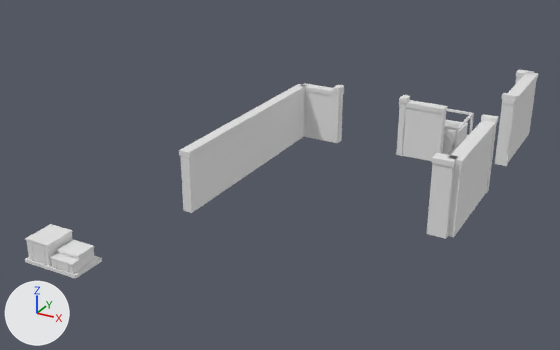
Renders of the OBJ model assets/tts/lowwater-parish-dig-r2/yard-intake.obj from each side of a commit.
Before and after are seen from a camera (50 mm lens) standing at (9.2, -18.17, 8.57) and looking at (0.24, -1.88, 0.43). Every picture has the same lights, and +X, +Y and +Z are marked at lower left. The picture after the commit comes second. Where no turn or scale is listed for an object, it has been applied to the vertices.

The first picture shows 'yard-intake'.
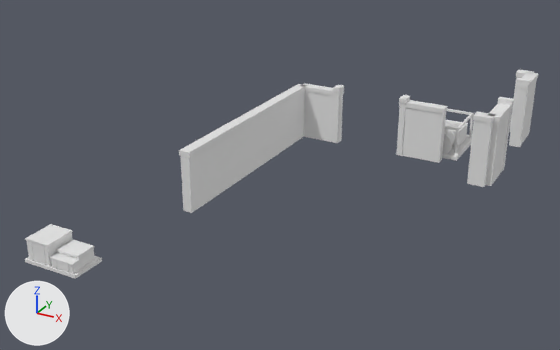
The edits, one by one:
me_yard_intake is used by ob_yard_intake; location (0.0, 0.0, 0.0).
me_yard_intake had 1026 vertices, 1530 faces and spanned x -2.79..5.09, y -7.89..5.73, z 0.0..2.06.
me_yard_intake now has 998 vertices, 1490 faces and spans x -2.79..5.09, y -7.89..5.73, z 0.0..2.06.
me_yard_intake part 1: the loose piece of 16 vertices spanning x 4.73..5.07, y 2.61..2.77, z 0.0..1.93 is moved by (0.0, 1.64, 0.0).
me_yard_intake part 2: the loose piece of 8 vertices spanning x 4.71..5.09, y 2.59..2.79, z 1.93..2.06 is moved by (0.0, 1.64, 0.0).
me_yard_intake part 3: the loose piece of 16 vertices spanning x 4.73..5.07, y 0.55..0.71, z 0.0..1.93 is moved by (0.0, 1.64, 0.0).
me_yard_intake part 4: the loose piece of 8 vertices spanning x 4.71..5.09, y 0.53..0.73, z 1.93..2.06 is moved by (0.0, 1.64, 0.0).
me_yard_intake part 5: the loose piece of 12 vertices spanning x 4.44..4.9, y -2.39..-2.1, z 0.0..1.81 is moved by (0.0, 3.28, 0.0).
me_yard_intake part 6: the loose piece of 8 vertices spanning x 4.42..4.91, y -2.41..-2.07, z 1.81..1.94 is moved by (0.0, 3.28, 0.0).
me_yard_intake part 7: a new loose piece of 18 vertices spanning x 4.76..5.05, y 1.03..2.36, z 0.0..1.81.
me_yard_intake part 8: the loose piece of 24 vertices spanning x 4.76..5.05, y -2.24..0.72, z 0.0..1.81 is deleted.
me_yard_intake part 9: the loose piece of 20 vertices spanning x 4.73..5.07, y -2.26..0.73, z 1.81..1.94 is deleted.
Part 10, on me_yard_intake:
16 vertices are removed from x 4.73..5.07, y 2.59..4.08, z 0.0..1.94.
31 faces are deleted.
6 vertices in x 4.76..5.05, y 4.57, z 0.0..1.81 move by (0.0, 0.33, 0.0).
6 vertices in x 4.76..5.05, y 3.59, z 0.0..1.81 move by (0.0, 0.65, 0.0).
4 vertices in x 4.73..5.07, y 4.83, z 1.81..1.94 move by (0.0, 0.07, 0.0).
2 vertices move from x 4.73..5.07, y 4.08, z 1.81 to x 4.73..5.07, y 4.22, z 1.81.
8 vertices are added at x 4.73..5.07, y 1.02..4.22, z 1.81..1.94.
6 new vertices lie (0.34, 0.0, 0.0) away from vertices in x 4.73, y 1.02..4.22, z 1.81..1.94.
27 new faces join them.

Where the change shows, as pixel boxes [x1, y1, x2, y2] in the pictures (560 x 350 px; the box of a moved part takes in the faces that stretch with it):
part 1 of me_yard_intake, moved or reshaped
    before: [495, 103, 516, 166]
    after: [509, 88, 529, 147]
part 2 of me_yard_intake, moved or reshaped
    before: [502, 93, 518, 101]
    after: [516, 78, 531, 85]
part 3 of me_yard_intake, moved or reshaped
    before: [486, 127, 496, 193]
    after: [502, 108, 512, 171]
part 4 of me_yard_intake, moved or reshaped
    before: [481, 114, 498, 124]
    after: [498, 97, 514, 105]
part 5 of me_yard_intake, moved or reshaped
    before: [427, 163, 455, 239]
    after: [467, 120, 493, 187]
part 6 of me_yard_intake, moved or reshaped
    before: [432, 153, 457, 167]
    after: [473, 112, 496, 123]
part 7 of me_yard_intake, added
    after: [486, 112, 509, 186]
part 8 of me_yard_intake, deleted
    before: [448, 129, 494, 237]
part 9 of me_yard_intake, deleted
    before: [449, 121, 497, 166]
part 10 of me_yard_intake, moved or reshaped
    before: [495, 72, 538, 166]
    after: [488, 72, 538, 147]
